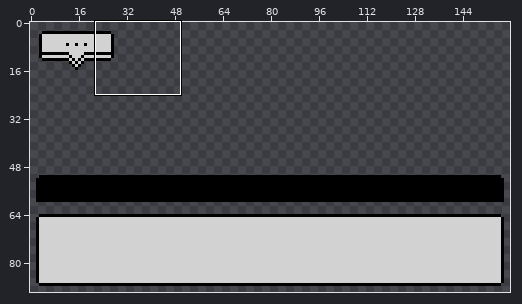
Pixel-art file, stored at sprites/textbox.aseprite. The picture above shows the old version from afar; the outline marks the close-up.
Close-up. Earlier state:
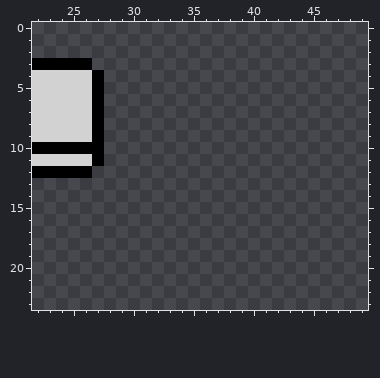
160x90 pixels, 1 frame. Shown: x 22..49, y 0..23.
And afterwards:
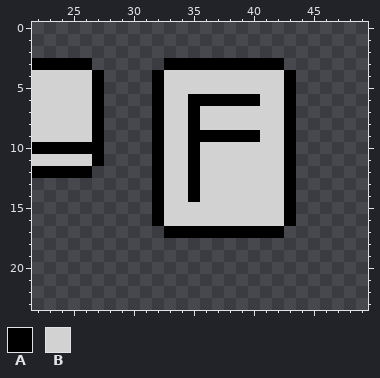
Palette (. is transparent): A #000000  B #d2d2d2
Difference:
layer "Layer 3" added
Layer "Layer 3":
Colour A now appears in row 3 at x 33 to 42; in rows 4 to 5 at x 32 and 43; in row 6 at x 32, 35 to 40 and 43; in rows 7 to 8 at x 32, 35 and 43; in row 9 at x 32, 35 to 40 and 43; in rows 10 to 14 at x 32, 35 and 43.
Colour A now appears in rows 15 to 16 at x 32 and 43; in row 17 at x 33 to 42.
Colour B now appears in rows 4 to 5 at x 33 to 42; in row 6 at x 33 to 34 and 41 to 42; in rows 7 to 8 at x 33 to 34 and 36 to 42; in row 9 at x 33 to 34 and 41 to 42; in rows 10 to 14 at x 33 to 34 and 36 to 42; in rows 15 to 16 at x 33 to 42.
Boxes around the changes in both close-ups, in picture pixels (x1, y1, x2, y2):
added: (152, 58, 296, 238)
